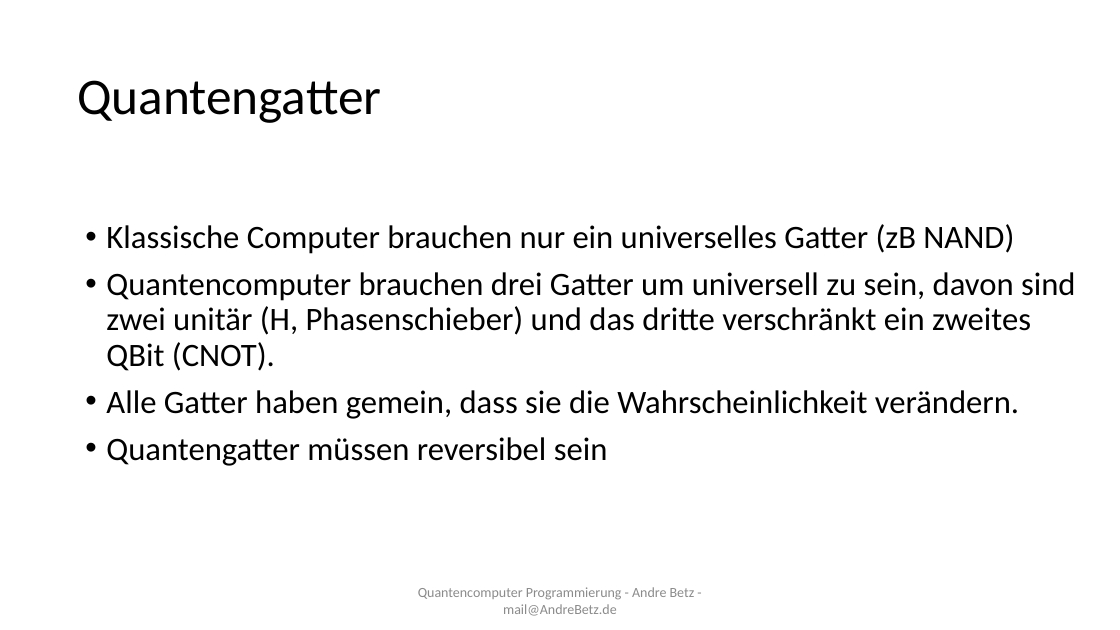
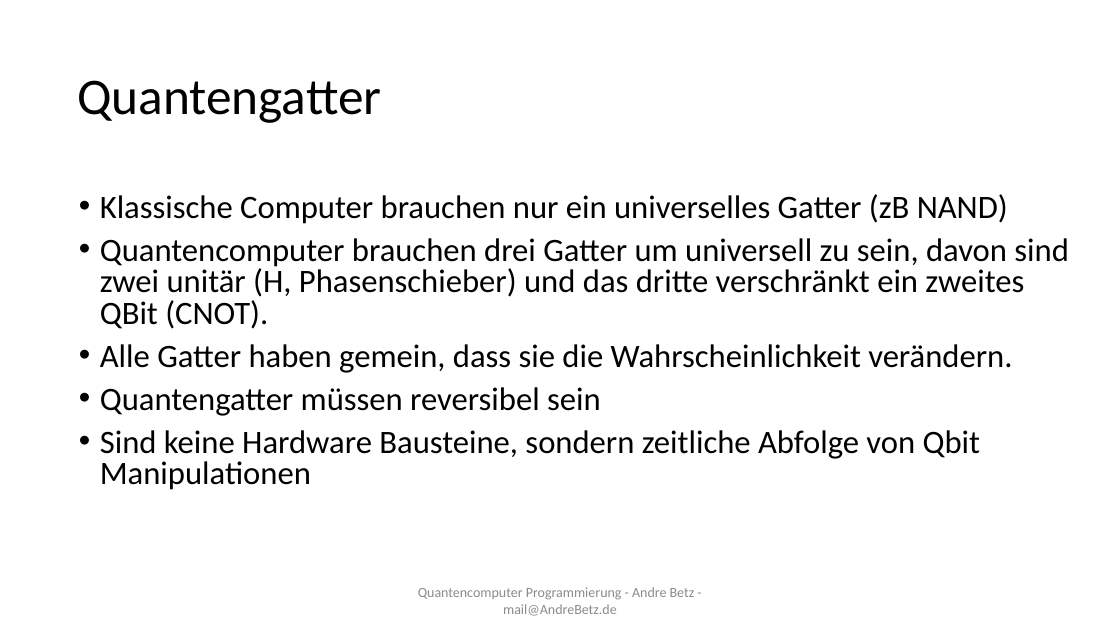
Before and after one commit to sky4walk/documents, a slide deck: slide 9 of QuantencomputerProgramming.odp. Drawn at 1120x630 pixels with LibreOffice and Linux fonts; fonts in the diff are those of the drawing. Boxes give left, top, right and bottom in pixels: in the first picture for what was removed or moved away, otherwise in the second. Text is boxed around its words. In the diff, an @@ line names an element or a change of style, - is before the commit and + after.

```diff
--- a/QuantencomputerProgramming.odp
+++ b/QuantencomputerProgramming.odp
@@ text "Klassische Computer brauchen nur ein ...": place and size @@
-text "Klassische Computer brauchen nur ein ..." at bbox=[106, 224, 1076, 466]
+text "Klassische Computer brauchen nur ein ..." at bbox=[100, 194, 1069, 490]
@@ text at bbox=[100, 194, 1069, 416]: line spacing 0.9 to 0.8 @@
@@ text at bbox=[100, 430, 980, 490]: paragraph added @@
+• Sind keine Hardware Bausteine, sondern zeitliche Abfolge von Qbit Manipulationen
```
Also in this commit, not shown: 4 other slides changed.
